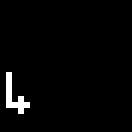
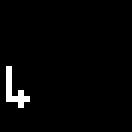
Layer changes from the first 132x132 image to the second:
painted on "Layer 3" over [6,66,30,114]
